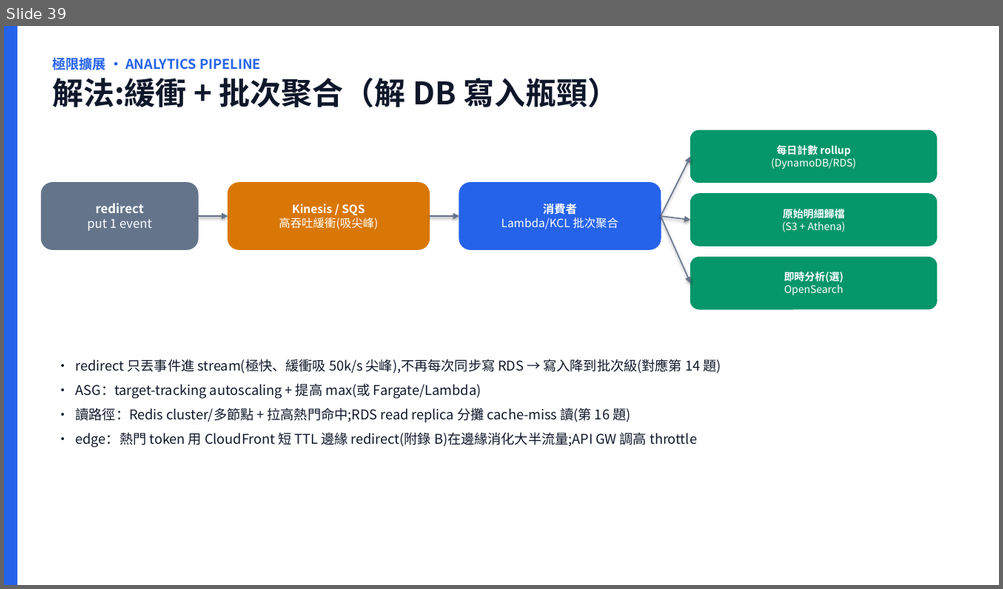
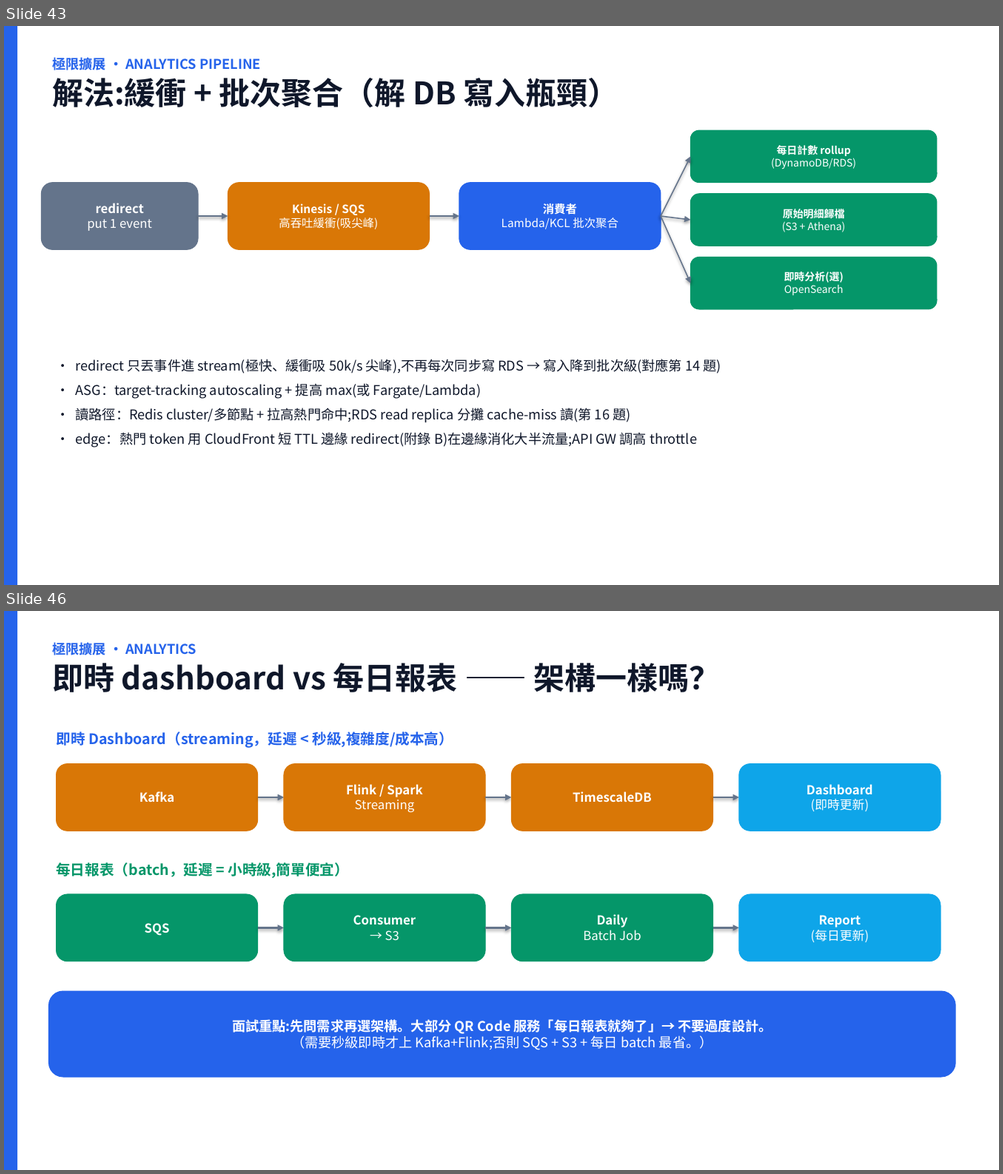
Before and after one commit to scolley31/system-design-demo, a slide deck: QR Code Generator/QR_Code_Generator.pptx. Shown one above the other, each under a label of ours: slide 39 before the commit, slides 43 and 46 after it; the slides between them are not shown. The pictures are 1003x589 and 1003x1174 pixels, drawn with LibreOffice and Linux fonts; fonts in the diff are those of the drawing. Boxes give left, top, right and bottom in pixels: in the first picture for what was removed or moved away, otherwise in the second. Text is boxed around its words. In the diff, an @@ line names an element or a change of style, - is before the commit and + after.

```diff
--- a/QR Code Generator/QR_Code_Generator.pptx
+++ b/QR Code Generator/QR_Code_Generator.pptx
@@ slide 46 added at (x1=4, y1=611, x2=999, y2=1170), background #FFFFFF @@
@@ rectangle added at (x1=4, y1=611, x2=17, y2=1170), fill #2563EB @@
@@ text added at (x1=52, y1=640, x2=720, y2=692), 30 pt, text #0F172A, bold @@
+極限擴展 · ANALYTICS
+即時 dashboard vs 每日報表 —— 架構一樣嗎？
@@ text added at (x1=56, y1=732, x2=453, y2=748), 14 pt, text #2563EB, bold @@
+即時 Dashboard（streaming，延遲 < 秒級,複雜度/成本高）
@@ rounded rectangle added at (x1=57, y1=764, x2=258, y2=831), fill #D97706, outline #D97706 0.75 pt, 12 pt, text #FFFFFF, bold @@
+Kafka
@@ rounded rectangle added at (x1=284, y1=764, x2=485, y2=831), fill #D97706, outline #D97706 0.75 pt, 12 pt, text #FFFFFF, bold @@
+Flink / Spark
+Streaming
@@ rounded rectangle added at (x1=512, y1=764, x2=713, y2=831), fill #D97706, outline #D97706 0.75 pt, 12 pt, text #FFFFFF, bold @@
+TimescaleDB
@@ rounded rectangle added at (x1=739, y1=764, x2=940, y2=831), fill #0EA5E9, outline #0EA5E9 0.75 pt, 12 pt, text #FFFFFF, bold @@
+Dashboard
+(即時更新)
@@ arrow added from (258, 797) to (284, 797), #64748B 1.75 pt @@
@@ arrow added from (485, 797) to (512, 797), #64748B 1.75 pt @@
@@ arrow added from (713, 797) to (739, 797), #64748B 1.75 pt @@
@@ text added at (x1=56, y1=863, x2=350, y2=878), 14 pt, text #059669, bold @@
+每日報表（batch，延遲 = 小時級,簡單便宜）
@@ rounded rectangle added at (x1=57, y1=894, x2=258, y2=962), fill #059669, outline #059669 0.75 pt, 12 pt, text #FFFFFF, bold @@
+SQS
@@ rounded rectangle added at (x1=284, y1=894, x2=485, y2=962), fill #059669, outline #059669 0.75 pt, 12 pt, text #FFFFFF, bold @@
+Consumer
+→ S3
@@ rounded rectangle added at (x1=512, y1=894, x2=713, y2=962), fill #059669, outline #059669 0.75 pt, 12 pt, text #FFFFFF @@
+Daily
+Batch Job
@@ rounded rectangle added at (x1=739, y1=894, x2=940, y2=962), fill #0EA5E9, outline #0EA5E9 0.75 pt, 12 pt, text #FFFFFF, bold @@
+Report
+(每日更新)
@@ arrow added from (258, 928) to (284, 928), #64748B 1.75 pt @@
@@ arrow added from (485, 928) to (512, 928), #64748B 1.75 pt @@
@@ arrow added from (713, 928) to (739, 928), #64748B 1.75 pt @@
@@ rounded rectangle added at (x1=48, y1=991, x2=956, y2=1077), fill #2563EB, outline #2563EB 0.75 pt, 13 pt, text #FFFFFF, bold @@
+面試重點:先問需求再選架構。大部分 QR Code 服務「每日報表就夠了」→ 不要過度設計。
+（需要秒級即時才上 Kafka+Flink;否則 SQS + S3 + 每日 batch 最省。）
@@ what was slide 39 is now slide 43 @@
```
Also in this commit, not shown: 9 other slides added, 2 other files.
